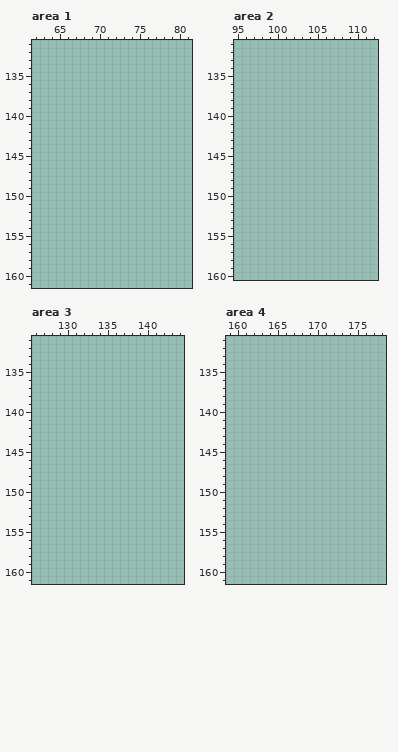
Pixel-art file, stored at spritesheet.aseprite. The first picture shows the starting point.
320x640 pixels, 1 frame. Colours within 5 levels of each other are drawn and written as one. Shown: area 1: x 62..81, y 131..161; area 2: x 95..112, y 131..160; area 3: x 126..144, y 131..161; area 4: x 159..178, y 131..161. The commit also changed other parts of the picture, which this record leaves out.
The result:
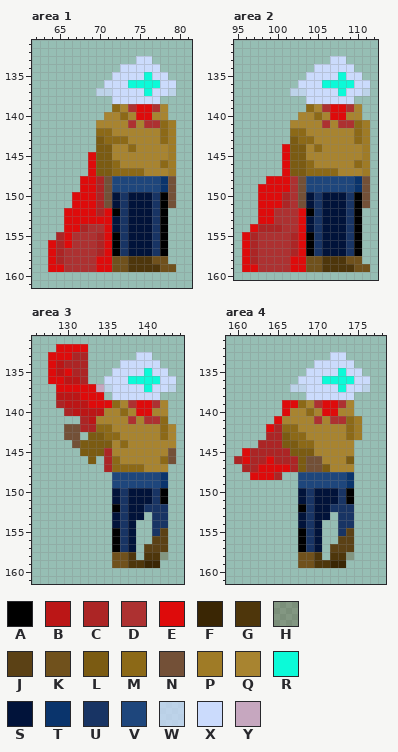
Palette (. is transparent): A #000000  B #bb1616  C #ac2525  D #ad3131  E #de0b0b  F #3a2604  G #4e360b  H #5b411550  J #5b4115  K #70511c  L #7b5b12  M #8c6917  N #735037  P #9f7b26  Q #a88430  R #0cfad8  S #01133a  T #0a346c  U #183464  V #1e467c  W #cbdbfcbc  X #cbdbfc  Y #c6a7bf
Difference:
--- area 1
@@ x 62..81 @@
 132 ....................
-133 ....................
-134 ....................
-135 ....................
-136 ....................
-137 ....................
-138 ....................
-139 ....................
-140 ....................
-141 ....................
-142 ....................
-143 ....................
-144 ....................
-145 ....................
-146 ....................
-147 ....................
-148 ....................
-149 ....................
-150 ....................
-151 ....................
-152 ....................
-153 ....................
-154 ....................
-155 ....................
-156 ....................
-157 ....................
-158 ....................
-159 ....................
+133 .............XX.....
+134 ...........XXXXX....
+135 ..........XXXXRXX...
+136 .........XXXRRRRXX..
+137 ........WWXXXXRXXW..
+138 ..........XXXXXX....
+139 ..........MQDEEDQ...
+140 .........QQMQEEQQ...
+141 ........QQQQDQDDMP..
+142 ........MMQQQQQQMP..
+143 ........LMMMQQQQMP..
+144 ........LLQQMQQQQP..
+145 .......ELLQQQQQQQP..
+146 .......ELLMQQQQQMP..
+147 .......ELLMMMMQQQP..
+148 ......EECNVVVVVVTN..
+149 ......EECNVVVVVVTN..
+150 .....EEECNSUSSSUAN..
+151 .....EEECNSUSSSUAN..
+152 ....EEEECEAUSSSUA...
+153 ....EEEEEESUSSSUA...
+154 ....EECDDESUSSSUA...
+155 ...CEDDDCEAUSSSUA...
+156 ..ECEDDDCEAUSSSUA...
+157 ..ECDDDDCEAUSSSUA...
+158 ..ECDDDDEEKKGGGKK...
+159 ..EEDDDDEEKKGGGGKK..
 160 ....................
--- area 2
@@ x 95..112 @@
 132 ..................
-133 ..................
-134 ..................
-135 ..................
-136 ..................
-137 ..................
-138 ..................
-139 ..................
-140 ..................
-141 ..................
-142 ..................
-143 ..................
-144 ..................
-145 ..................
-146 ..................
-147 ..................
-148 ..................
-149 ..................
-150 ..................
-151 ..................
-152 ..................
-153 ..................
-154 ..................
-155 ..................
-156 ..................
-157 ..................
-158 ..................
-159 ..................
+133 ............XX....
+134 ..........XXXXX...
+135 .........XXXXRXX..
+136 ........XXXRRRRXX.
+137 .......WWXXXXRXXW.
+138 .........XXXXXX...
+139 .........MQDEEDQ..
+140 ........QQMQEEQQ..
+141 .......QQQQDQDDMP.
+142 .......MMQQQQQQMP.
+143 .......LMMQQQQQMP.
+144 ......ELLQMQQQQQP.
+145 ......ELLQQQQQQQP.
+146 ......ELLMQQQQQMP.
+147 ......ELLMMMMQQQP.
+148 ....EEEDNVVVVVVTN.
+149 ...EEEEDNVVVVVVTN.
+150 ...EEECDNSUSSSUAN.
+151 ...EEECDNSUSSSUAN.
+152 ...EEDDDEAUSSSUA..
+153 ...EEDDDESUSSSUA..
+154 ..ECCCDDESUSSSUA..
+155 .ECDDDDCEAUSSSUA..
+156 .ECDDDDCEAUSSSUA..
+157 .ECDDDDCEAUSSSUA..
+158 .ECDDDDEEKKGGGKK..
+159 .EEDDDDEEKKGGGGKK.
 160 ..................
--- area 3
@@ x 126..144 @@
 131 ...................
-132 ...................
-133 ...................
-134 ...................
-135 ...................
-136 ...................
-137 ...................
-138 ...................
-139 ...................
-140 ...................
-141 ...................
-142 ...................
-143 ...................
-144 ...................
-145 ...................
-146 ...................
-147 ...................
-148 ...................
-149 ...................
-150 ...................
-151 ...................
-152 ...................
-153 ...................
-154 ...................
-155 ...................
-156 ...................
-157 ...................
-158 ...................
-159 ...................
+132 ...EEEE............
+133 ..EEECC......XX....
+134 ..EBCCC....XXXXX...
+135 ..EBECC...XXXXRXX..
+136 ..EEBBC..XXXRRRRXX.
+137 ...EEEEEYWXXXXRXXW.
+138 ...BBBEEE.XXXXXX...
+139 ...CBBBEEEMQDEEDQ..
+140 ....CBBBBQQMQEEQQ..
+141 ......CBQQQQDQDDM..
+142 ....NNCCMMQQQQQQMQ.
+143 ....NN.LLMMQQQQQMQ.
+144 .....NLLLLQMQQQQQQ.
+145 ......LLLCQQQQQQQN.
+146 .......L.CMQQQQQMN.
+147 .........CMMMMQQQ..
+148 ..........VVVVVVT..
+149 ..........VVVVVVT..
+150 ..........SUSSSUA..
+151 ..........SUSSSUA..
+152 ..........AUSSUUU..
+153 ..........SUSS.UU..
+154 ..........SUS..UU..
+155 ..........AUS..UJ..
+156 ..........AUS..JJ..
+157 ..........AUS.JJJ..
+158 ..........KKG.GGH..
+159 ..........KKGGFF...
 160 ...................
--- area 4
@@ x 159..178 @@
 132 ....................
-133 ....................
-134 ....................
-135 ....................
-136 ....................
-137 ....................
-138 ....................
-139 ....................
-140 ....................
-141 ....................
-142 ....................
-143 ....................
-144 ....................
-145 ....................
-146 ....................
-147 ....................
-148 ....................
-149 ....................
-150 ....................
-151 ....................
-152 ....................
-153 ....................
-154 ....................
-155 ....................
-156 ....................
-157 ....................
-158 ....................
-159 ....................
+133 .............XX.....
+134 ...........XXXXX....
+135 ..........XXXXRXX...
+136 .........XXXRRRRXX..
+137 ........WWXXXXRXXW..
+138 ..........XXXXXX....
+139 .......EEMQDEEDQ....
+140 .......EQQMQEEQQ....
+141 ......EQQQQDQDDMP...
+142 .....ECMMQQQQQQMP...
+143 .....CCLMMQQQQQMP...
+144 ....CCCLLMMQQQQQ....
+145 ..ECCCCCLLLQQQQQ....
+146 .CECCECCCLNNQQQL....
+147 ..CCEEEECLNNLQQQ....
+148 ...EEEC..VVVVVVT....
+149 .........VVVVVVT....
+150 .........SUSSSUA....
+151 .........SUSSSUA....
+152 .........AUSSUUU....
+153 .........SUSS.UU....
+154 .........SUS..UU....
+155 .........AUS..UJ....
+156 .........AUS..JJ....
+157 .........AUS.JJJ....
+158 .........KKG.GGH....
+159 .........KKGGFF.....
 160 ....................
Pixel boxes of the changes (left, top, right, bottom) in both pictures:
added: (48, 56, 176, 272)
added: (242, 56, 370, 272)
added: (48, 344, 176, 568)
added: (234, 352, 370, 568)
